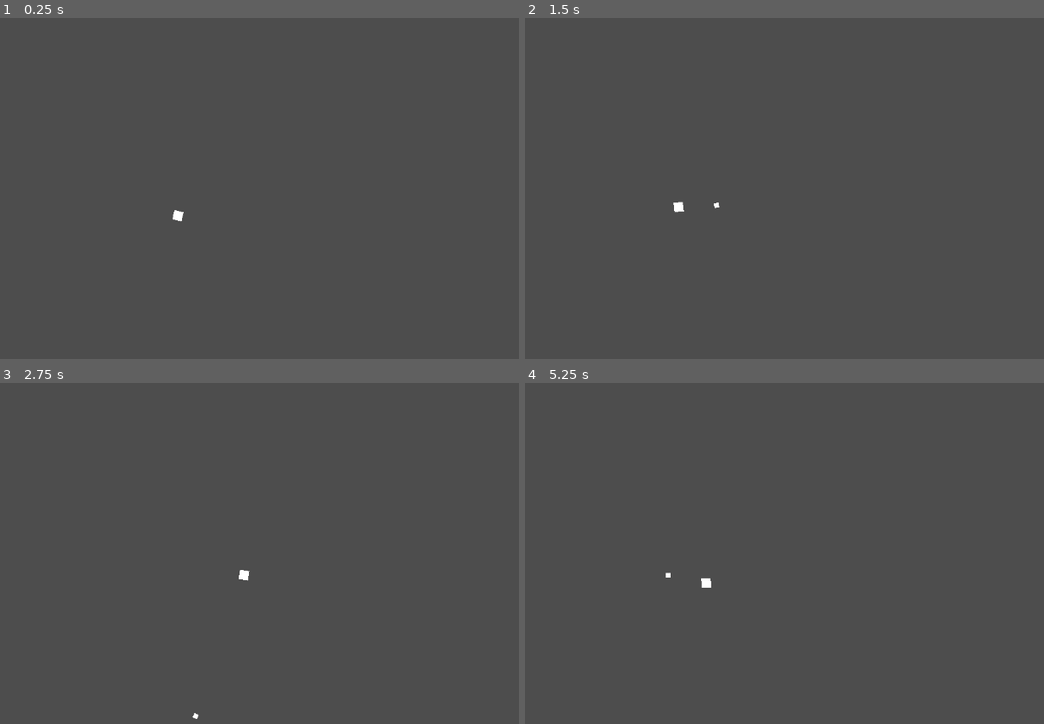
Above: before the commit, frames 1-4 (two rows, left to right).
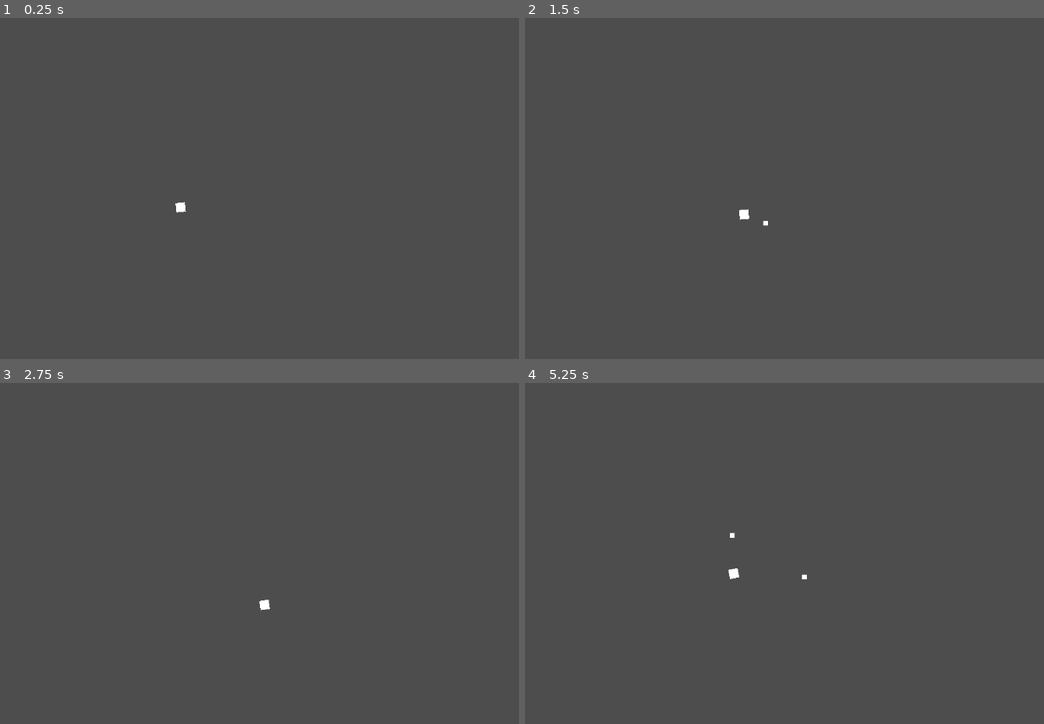
Above: after the commit, the same moments.

Repository: DemonKingSwarn/i-cant-stop-twinkling
Game: Godot game, scene res://world.tscn
Same seed, same stepped clock (60 frames per second), same inputs: the game is played once before the commit and once after it.
Inputs (mouse positions are in pixels of both pictures, inside the frame that each line leads up to):
- Up to frame 1 (0.25 s): no input
- Up to frame 2 (1.5 s): tap Enter at 0.5 s; move the mouse to (857, 188) at 0.52 s; hold D (right) 0.53-1.28 s; click (857, 188) at 0.6 s; move the mouse to (571, 226) at 1.27 s; hold S (down) from 1.28 s (still down); click (571, 226) at 1.35 s
- Up to frame 3 (2.75 s): tap Space at 2 s; move the mouse to (249, 488) at 2.02 s; release S (down) at 2.03 s; hold D (right) from 2.03 s (still down); click (249, 488) at 2.1 s
- Up to frame 4 (5.25 s): move the mouse to (670, 648) at 2.77 s; release D (right) at 2.78 s; hold W (up) 2.78-3.53 s; click (670, 648) at 2.85 s; move the mouse to (909, 628) at 3.52 s; hold A (left) 3.53-5.03 s; click (909, 628) at 3.6 s; tap Enter at 4.25 s; move the mouse to (outside the picture) at 4.27 s; click (outside the picture) at 4.35 s; move the mouse to (737, 573) at 5.02 s; hold S (down) from 5.03 s (still down); click (737, 573) at 5.1 s

The runs differ from the first frame. In frame 1, 0.1% of the frame differs, in the area x 33-36%, y 53-60%; in frame 2, 0.1%; in frame 3, 0.1%; in frame 4, 0.2%, in the area x 27-55%, y 43-61%.

Commit message:
shooting done

Diff:
--- /dev/null
+++ b/Marker2D.gd
@@ -0,0 +1,5 @@
+extends Marker2D
+
+# Called every frame. 'delta' is the elapsed time since the previous frame.
+func _process(delta):
+	look_at(get_global_mouse_position())
--- a/Player.gd
+++ b/Player.gd
@@ -9,17 +9,12 @@
 var canFire = true
 
 func _process(delta):
-	look_at(get_global_mouse_position())
+	#look_at(get_global_mouse_position())
 
 	if Input.is_action_just_pressed("LMB") and canFire:
-		var bulletInstance = bullet.instantiate()
-		bulletInstance.position = self.global_position
-		bulletInstance.rotation_degrees = rotation_degrees
-		bulletInstance.apply_impulse(Vector2(), Vector2(bulletSpeed, 0))
-		get_tree().get_root().add_child(bulletInstance)
-		canFire	= false
-		await get_tree().create_timer(fireRate)
-		canFire = true
+		shoot()
+
+	$Node2D.look_at(get_global_mouse_position())
 
 func _physics_process(delta):
 	var direction : Vector2 = Vector2(
@@ -30,3 +25,18 @@
 	velocity = direction * playerSpeed
 
 	move_and_slide()
+
+func shoot():
+	var bulletInstance = bullet.instantiate()
+
+	get_parent().add_child(bulletInstance)
+	#bullet.position = $bulletSpawn.position
+	bulletInstance.position = $Node2D/Marker2D2.global_position
+	bulletInstance.rotation_degrees = rotation_degrees
+	bulletInstance.vel = get_global_mouse_position() - bulletInstance.position
+	bulletInstance.apply_impulse(Vector2(), Vector2(bulletSpeed, 0).rotated(rotation))
+	bulletInstance.linear_velocity = Vector2(bulletSpeed, 0).rotated(rotation)
+	get_tree().get_root().add_child(bulletInstance)
+	canFire	= false
+	await get_tree().create_timer(fireRate)
+	canFire = true
--- a/bullet.gd
+++ b/bullet.gd
@@ -1,6 +1,11 @@
 extends RigidBody2D
 
+var vel = Vector2(1, 0)
+var speed = 300
 
+func _physics_process(delta):
+	gravity_scale = 0
+	var collisionInfo = move_and_collide(vel.normalized() * delta * speed)
 
 func _on_body_entered(body):
 	if !body.is_in_group("Player"):
--- a/bullet.tscn
+++ b/bullet.tscn
@@ -7,9 +7,7 @@
 size = Vector2(8, 8)
 
 [node name="Bullet" type="RigidBody2D"]
-max_contacts_reported = 1
-contact_monitor = true
-can_sleep = false
+gravity_scale = 0.0
 script = ExtResource("1_aiejr")
 
 [node name="Sprite2D" type="Sprite2D" parent="."]
@@ -20,5 +18,3 @@
 [node name="CollisionShape2D" type="CollisionShape2D" parent="."]
 position = Vector2(-4, 4)
 shape = SubResource("RectangleShape2D_kpqnm")
-
-[connection signal="body_entered" from="." to="." method="_on_body_entered"]
--- a/world.tscn
+++ b/world.tscn
@@ -1,6 +1,7 @@
-[gd_scene load_steps=5 format=3 uid="uid://c2s3h5w2iv532"]
+[gd_scene load_steps=6 format=3 uid="uid://c2s3h5w2iv532"]
 
 [ext_resource type="Script" path="res://Player.gd" id="1_4a75c"]
+[ext_resource type="Script" path="res://Marker2D.gd" id="2_kke87"]
 [ext_resource type="Texture2D" uid="uid://b54kgvtujy5dq" path="res://player.png" id="2_vadt0"]
 
 [sub_resource type="RectangleShape2D" id="RectangleShape2D_2vshc"]
@@ -16,19 +17,28 @@
 script = ExtResource("1_4a75c")
 
 [node name="CollisionShape2D" type="CollisionShape2D" parent="Player"]
-position = Vector2(60, 14)
+position = Vector2(10, -1)
 shape = SubResource("RectangleShape2D_2vshc")
-
-[node name="Sprite" type="Sprite2D" parent="Player"]
-position = Vector2(60, 14)
-texture = ExtResource("2_vadt0")
 
 [node name="Area2D" type="Area2D" parent="Player"]
 position = Vector2(10, -1)
 
 [node name="CollisionShape2D" type="CollisionShape2D" parent="Player/Area2D"]
-position = Vector2(50, 15)
 shape = SubResource("RectangleShape2D_xlb5d")
 
+[node name="Marker2D" type="Marker2D" parent="Player"]
+script = ExtResource("2_kke87")
+
+[node name="Sprite" type="Sprite2D" parent="Player/Marker2D"]
+position = Vector2(10, -1)
+texture = ExtResource("2_vadt0")
+
+[node name="Node2D" type="Node2D" parent="Player"]
+
+[node name="Marker2D2" type="Marker2D" parent="Player/Node2D"]
+position = Vector2(20.706, 1.14386)
+rotation = 3.14159
+scale = Vector2(0.000731297, 36.5654)
+
 [node name="Camera2D" type="Camera2D" parent="."]
-position = Vector2(60, 14)
+position = Vector2(10, -1)
